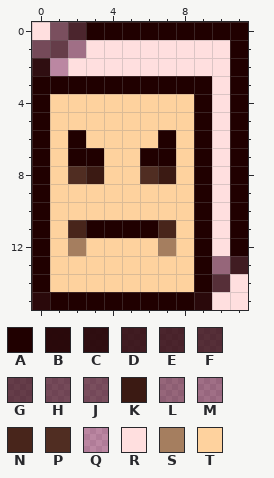
A pixel-art sprite gets an edit: ChromeExtension/not_found_16.png. The picture above was drawn from the file before the commit.
The file is 12x16 pixels. Pixels under 10% opacity are left out.
Palette (. is transparent): A #200000  B #210000f1  C #220000ea  D #260000d5  E #290000c7  F #2c0000b9  G #310000a4  H #38000090  J #3b000089  K #3b1a13  L #50000066  M #5c000058  N #48251b  P #502d22  Q #99000035  R #ffdfdf  S #a57e5f  T #fed29e
Pixels before, first column x 0:
 0 RJEAAAAAAAAA
 1 HGMRRRRRRRRA
 2 CQRRRRRRRRRA
 3 AAAAAAAAAARA
 4 ATTTTTTTTARA
 5 ATTTTTTTTARA
 6 ATATTTTATARA
 7 ATAATTAATARA
 8 ATPKTTPKTARA
 9 ATTTTTTTTARA
10 ATTTTTTTTARA
11 ATNAAAANTARA
12 ATSTTTTSTARA
13 ATTTTTTTTALD
14 ATTTTTTTTAFR
15 BAAAAAAAABRR
Now the later version:
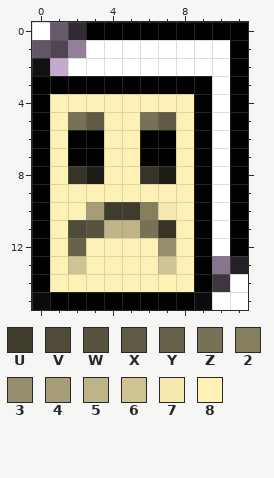
Colours new in this view: U #3f3c2d  V #4f4b38  W #57533e  X #5f5a44  Y #676249  Z #777155  2 #867f5f  3 #968e6b  4 #a69d76  5 #beb487  6 #cec392  7 #f6e9af  8 #fef1b5
The exact change:
colour A: #200000 -> #000000
colour B: #210000f1 -> #000000ef
colour C: #220000ea -> #000000e7
colour D: #260000d5 -> #000000cf
colour E: #290000c7 -> #000000bf
colour F: #2c0000b9 -> #000000af
colour G: #310000a4 -> #00000097
colour H: #38000090 -> #00000080
colour J: #3b000089 -> #00000078
colour K: #3b1a13 -> #1f1e16
colour L: #50000066 -> #00000050
colour M: #5c000058 -> #00000040
colour P: #502d22 -> #373427
colour R: #ffdfdf -> #ffffff
Changed rows in their new state; - is a pixel that keeps its letter.
first column x 1:
 2 .-------
 4 88888888
 5 8ZX88ZX8
 6 8-A88A-8
 7 8--88--8
 8 8--88--8
 9 88888888
10 884UU278
11 8VW55ZP8
12 8Y888838
13 86888868
14 88888888
Changed places in both pictures, as pixel boxes (x1, y1, x2, y2):
changed: (32, 22, 248, 310)
